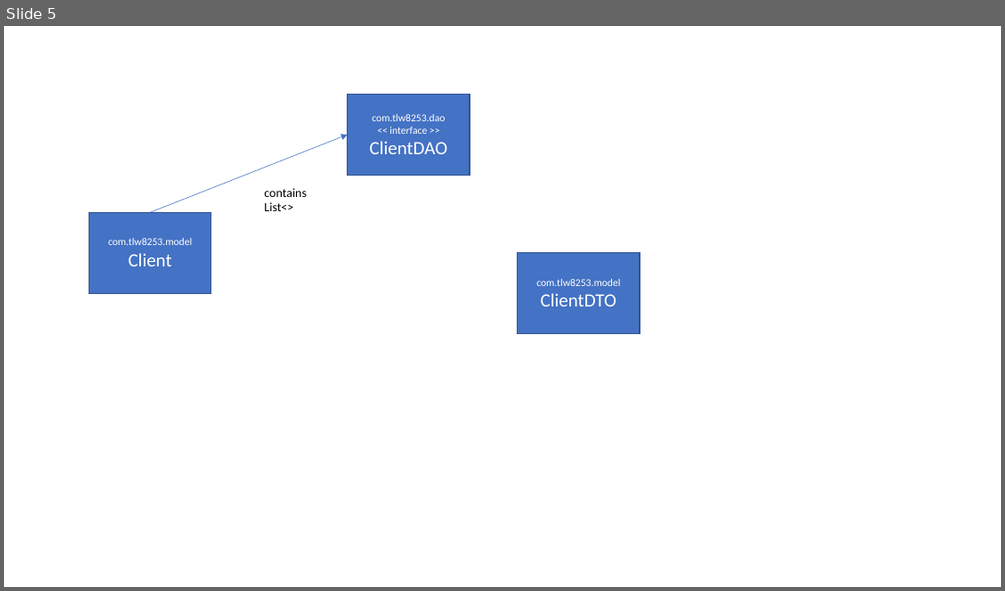
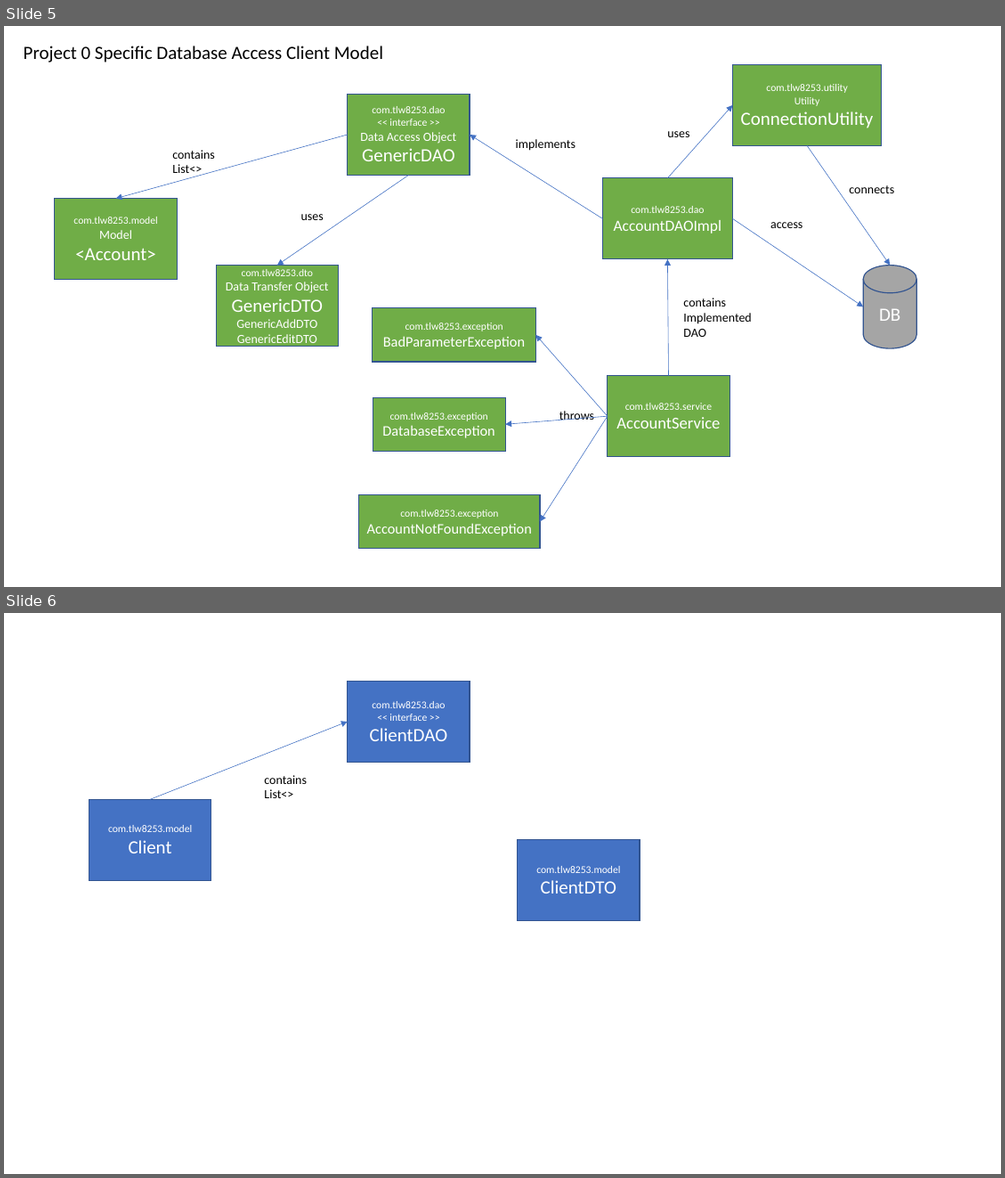
Before and after one commit to tlw8253/Project-0, a slide deck: docs/Project 0.pptx. Shown one above the other, each under a label of ours: slide 5 before the commit, slides 5 and 6 after it. The pictures are 1005x591 and 1005x1178 pixels, drawn with LibreOffice and Linux fonts; fonts in the diff are those of the drawing. Boxes give left, top, right and bottom in pixels: in the first picture for what was removed or moved away, otherwise in the second. Text is boxed around its words. In the diff, an @@ line names an element or a change of style, - is before the commit and + after.

```diff
--- a/docs/Project 0.pptx
+++ b/docs/Project 0.pptx
@@ slide 5 added at (4,26,1001,587), background #FFFFFF @@
@@ text added at (24,46,383,62), 18 pt, text #000000 @@
+Project 0 Specific Database Access Client Model
@@ rectangle added at (732,65,882,145), fill #70AD47, outline #325491 1 pt, 10 pt, text #FFFFFF @@
+com.tlw8253.utility
+Utility
+ConnectionUtility
@@ rectangle added at (348,94,469,175), fill #70AD47, outline #325491 1 pt, 10 pt, text #FFFFFF @@
+com.tlw8253.dao
+<< interface >>
+Data Access Object
+GenericDAO
@@ arrow added from (667, 178) to (732, 105), #4472C4 0.5 pt @@
@@ text added at (667,131,689,137), 12 pt, text #000000 @@
+uses
@@ arrow added from (348, 135) to (116, 199), #4472C4 0.5 pt @@
@@ text added at (172,150,215,177), 12 pt, text #000000 @@
+contains
+List<>
@@ arrow added from (602, 219) to (469, 135), #4472C4 0.5 pt @@
@@ text added at (516,139,575,151), 12 pt, text #000000 @@
+implements
@@ arrow added from (807, 145) to (890, 265), #4472C4 0.5 pt @@
@@ arrow added from (409, 175) to (277, 265), #4472C4 0.5 pt @@
@@ rectangle added at (602,178,732,258), fill #70AD47, outline #325491 1 pt, 10 pt, text #FFFFFF @@
+com.tlw8253.dao
+AccountDAOImpl
@@ text added at (849,185,894,193), 12 pt, text #000000 @@
+connects
@@ rectangle added at (55,199,177,280), fill #70AD47, outline #325491 1 pt, 10 pt, text #FFFFFF @@
+com.tlw8253.model
+Model
+<Account>
@@ text added at (301,214,324,220), 12 pt, text #000000 @@
+uses
@@ arrow added from (732, 219) to (863, 306), #4472C4 0.5 pt @@
@@ text added at (770,222,802,228), 12 pt, text #000000 @@
+access
@@ rectangle added at (217,265,339,346), fill #70AD47, outline #325491 1 pt, 12 pt, text #FFFFFF @@
+com.tlw8253.dto
+Data Transfer Object
+GenericDTO
+GenericAddDTO
+GenericEditDTO
@@ arrow added from (669, 375) to (667, 259), #4472C4 0.5 pt @@
@@ cylinder added at (863,265,916,348), fill #A5A5A5, outline #325491 1 pt, 18 pt, text #FFFFFF @@
+DB
@@ rectangle added at (372,308,536,362), fill #70AD47, outline #325491 1 pt, 10 pt, text #FFFFFF @@
+com.tlw8253.exception
+BadParameterException
@@ text added at (683,297,751,337), 12 pt, text #000000 @@
+contains
+Implemented DAO
@@ arrow added from (607, 417) to (535, 335), #4472C4 0.5 pt @@
@@ rectangle added at (372,398,505,451), fill #70AD47, outline #325491 1 pt, 10 pt, text #FFFFFF @@
+com.tlw8253.exception
+DatabaseException
@@ rectangle added at (607,375,729,456), fill #70AD47, outline #325491 1 pt, 10 pt, text #FFFFFF @@
+com.tlw8253.service
+AccountService
@@ arrow added from (607, 417) to (505, 424), #4472C4 0.5 pt @@
@@ arrow added from (607, 417) to (540, 522), #4472C4 0.5 pt @@
@@ text added at (559,410,594,420), 12 pt, text #000000 @@
+throws
@@ rectangle added at (359,495,540,548), fill #70AD47, outline #325491 1 pt, 14 pt, text #FFFFFF @@
+com.tlw8253.exception
+AccountNotFoundException
@@ what was slide 5 is now slide 6 @@
```
Also in this commit, not shown: 1 slide changed, 11 other files.
